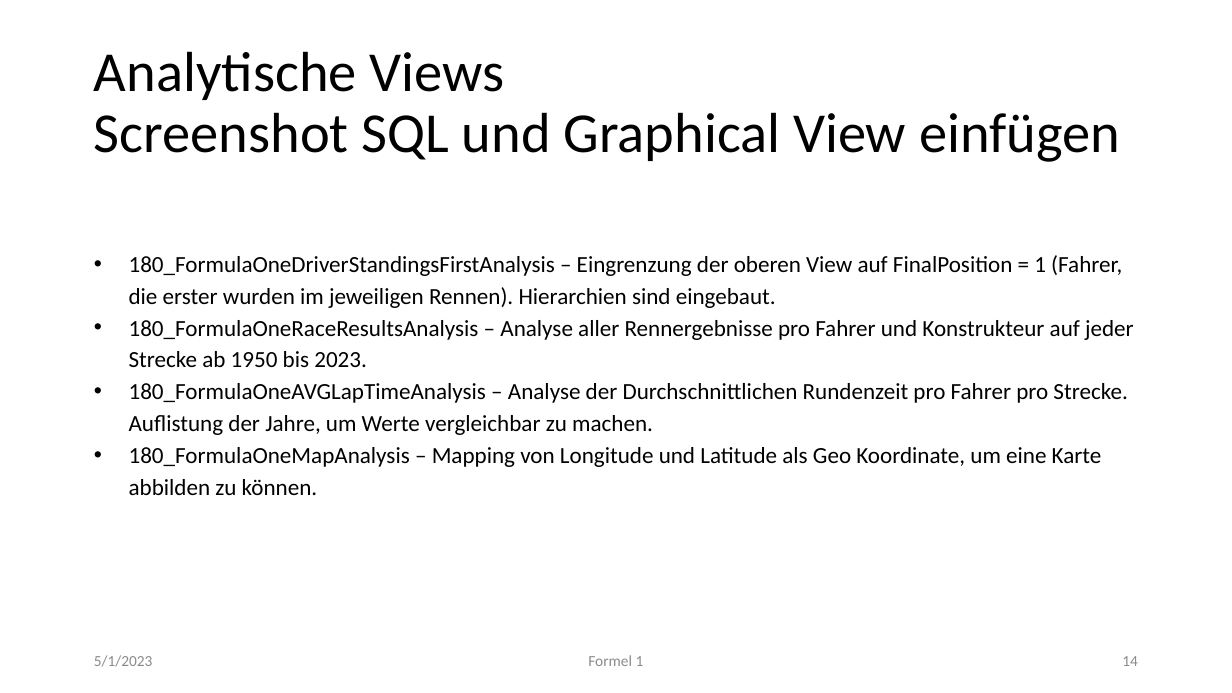
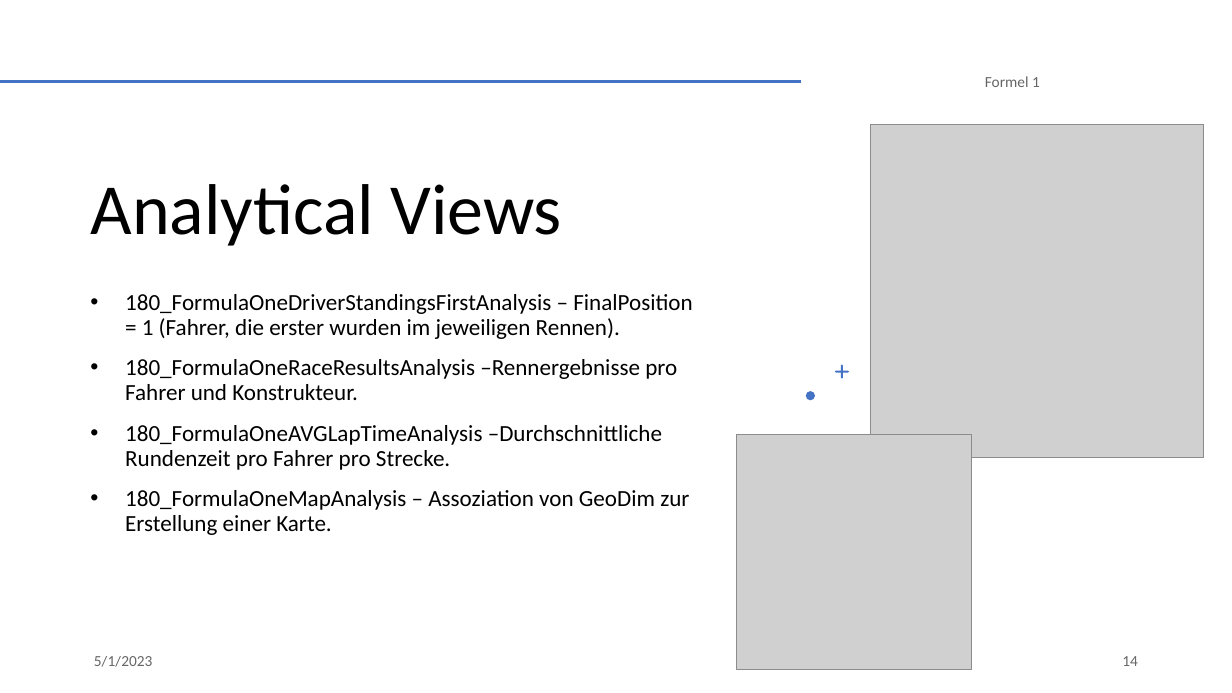
Before and after one commit to NicoHenzel/DataWarehouseWorkshop, a slide deck: slide 14 of Präsentation.pptx. Drawn at 1232x693 pixels with LibreOffice and Linux fonts; fonts in the diff are those of the drawing; grey boxes stand for pictures. Boxes give left, top, right and bottom in pixels: in the first picture for what was removed or moved away, otherwise in the second. Text is boxed around its words. In the diff, an @@ line names an element or a change of style, - is before the commit and + after.

Commit message:
Finalisierung Doku und Präsentation NH

```diff
--- a/Präsentation.pptx
+++ b/Präsentation.pptx
@@ line added from (1, 81) to (800, 81), #ED7D31 2 pt @@
@@ text colour #8C8C8C to #000000 at 60% opacity; more space between paragraphs in 3 elements at (x1=94, y1=656, x2=153, y2=667), (x1=1122, y1=656, x2=1138, y2=666), (x1=985, y1=76, x2=1040, y2=87) @@
@@ text "Formel 1" moved from (x1=588, y1=655, x2=644, y2=666) to (x1=985, y1=76, x2=1040, y2=87) @@
@@ title "Analytical Views" at (x1=90, y1=184, x2=563, y2=246): vertical alignment middle to bottom @@
@@ picture added at (x1=871, y1=124, x2=1204, y2=457) @@
@@ title at (x1=90, y1=184, x2=563, y2=246): text changed; size 44 to 56 pt @@
-Analytische Views
-Screenshot SQL und Graphical View einfügen
+Analytical Views
@@ text at (x1=125, y1=294, x2=692, y2=535): text changed @@
-• 180_FormulaOneDriverStandingsFirstAnalysis – Eingrenzung der oberen View auf FinalPosition = 1 (Fahrer, die erster wurden im jeweiligen Rennen). Hierarchien sind eingebaut.
-• 180_FormulaOneRaceResultsAnalysis – Analyse aller Rennergebnisse pro Fahrer und Konstrukteur auf jeder Strecke ab 1950 bis 2023.
-• 180_FormulaOneAVGLapTimeAnalysis – Analyse der Durchschnittlichen Rundenzeit pro Fahrer pro Strecke. Auflistung der Jahre, um Werte vergleichbar zu machen.
-• 180_FormulaOneMapAnalysis – Mapping von Longitude und Latitude als Geo Koordinate, um eine Karte abbilden zu können.
+• 180_FormulaOneDriverStandingsFirstAnalysis – FinalPosition = 1 (Fahrer, die erster wurden im jeweiligen Rennen).
+• 180_FormulaOneRaceResultsAnalysis –Rennergebnisse pro Fahrer und Konstrukteur.
+• 180_FormulaOneAVGLapTimeAnalysis –Durchschnittliche Rundenzeit pro Fahrer pro Strecke.
+• 180_FormulaOneMapAnalysis – Assoziation von GeoDim zur Erstellung einer Karte.
@@ freeform shape added at (x1=836, y1=365, x2=849, y2=379), fill #4472C4 @@
@@ freeform shape added at (x1=806, y1=391, x2=815, y2=400), fill #4472C4 @@
@@ picture added at (x1=737, y1=434, x2=971, y2=669) @@
```
Also in this commit, not shown: 7 other slides changed, 1 other file.
